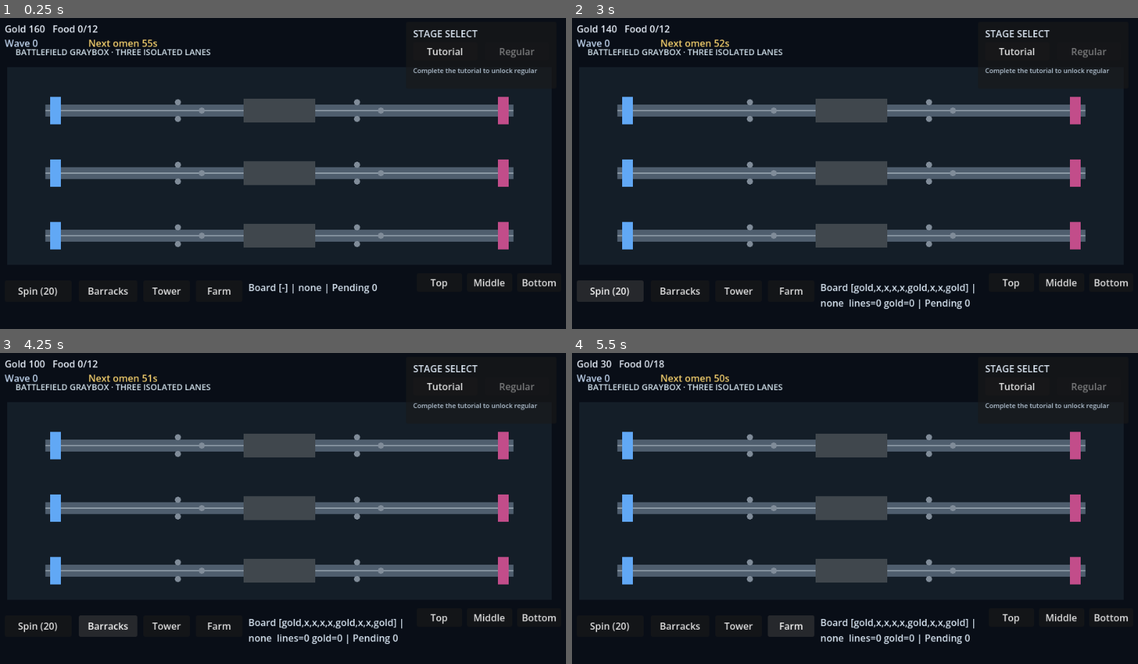
Above: before the commit, frames 1-4 (two rows, left to right).
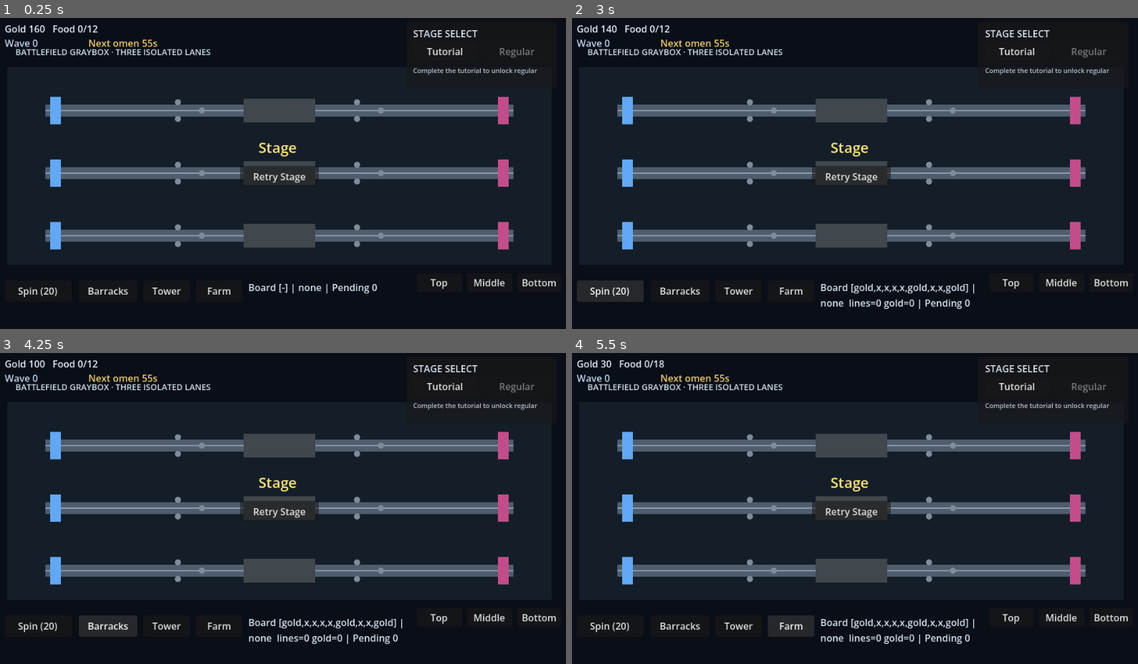
Above: after the commit, the same moments.

Repository: alsdmlals4-eng/omenward
Game: Godot game, scene res://scenes/main/main.tscn
Two runs of this game, one before a commit and one after it. Both use one fixed random seed, a clock stepped at 60 frames per second and the inputs below.
Inputs (mouse positions are in pixels of both pictures, inside the frame that each line leads up to):
- Up to frame 1 (0.25 s): no input
- Up to frame 2 (3 s): click (849, 176) at 0.5 s, where only the run after the commit has a clickable "Retry Stage"; click (849, 176) at 1.25 s, where only the run after the commit has a clickable "Retry Stage"; click (849, 176) at 2 s, where only the run after the commit has a clickable "Retry Stage"; click "Spin (20)" at 2.75 s
- Up to frame 3 (4.25 s): click "Barracks" at 3.5 s
- Up to frame 4 (5.5 s): click "Tower" at 4.25 s; click "Farm" at 5 s

The runs differ from the first frame. In frame 1, 0.9% of the frame differs, in the area x 42-57%, y 40-54%; in frame 2, 0.9%, in the area x 26-57%, y 6-54%; in frame 3, 0.9%; in frame 4, 0.9%.
Error after the commit: Parse Error: Cannot infer the type of "before_probability" variable because the value doesn't have a set type. (res://scripts/core/core_ux_service.gd:161)

Commit message:
connect StageRun to C3 core UX snapshots

Diff:
--- a/scripts/core/stage_run.gd
+++ b/scripts/core/stage_run.gd
@@ -11,6 +11,7 @@
 const WaveDirectorScript = preload("res://scripts/waves/wave_director.gd")
 const BattleSimulatorScript = preload("res://scripts/battle/battle_simulator.gd")
 const StageProgressionScript = preload("res://scripts/core/stage_progression.gd")
+const CoreUxServiceScript = preload("res://scripts/core/core_ux_service.gd")
 
 const RUNNING := &"running"
 const VICTORY := &"victory"
@@ -26,6 +27,7 @@
 var deployment: Variant
 var wave_director: Variant
 var battle: Variant
+var core_ux: Variant
 var current_wave := 0
 var result_state: StringName = &""
 var pending_roulette_rewards: Array[UnitSpawnDefinition] = []
@@ -46,6 +48,7 @@
 	legendary_boss_unit_id = -1
 	pending_roulette_rewards.clear()
 	last_roulette_result = null
+	core_ux = null
 	if stage == null or not progression.can_start(stage):
 		return
 	_registry = DataRegistryScript.new()
@@ -63,6 +66,7 @@
 	wave_director = WaveDirectorScript.new(stage)
 	battle = BattleSimulatorScript.new(_registry, seed, manifest.base_max_health)
 	_register_battle_outposts()
+	core_ux = CoreUxServiceScript.new(self, _registry)
 	result_state = RUNNING
 
 
@@ -137,21 +141,50 @@
 	return true
 
 
+func core_ux_snapshot() -> Dictionary:
+	if core_ux == null:
+		return {
+			"token_ledger": [],
+			"construction_comparison": [],
+			"omen": {"phase": "complete", "seconds_remaining": 0.0},
+			"tactical_overlay": [],
+			"latest_wave_report": {},
+			"wave_reports": [],
+		}
+	return core_ux.snapshot()
+
+
 func advance(delta: float) -> void:
 	if result_state != RUNNING:
 		return
 	clock.advance(delta)
 	for wave in wave_director.advance(delta):
 		current_wave = wave.wave_number
+		var spawned_units: Array[Dictionary] = []
 		for spawn in wave.spawns:
 			var unit: Variant = battle.spawn_unit(spawn.duplicate() as UnitSpawnDefinition)
+			if unit != null:
+				spawned_units.append({
+					"unit_id": int(unit.unit_id),
+					"lane_id": unit.lane_id,
+					"team_id": unit.owner_team_id,
+				})
 			if wave.wave_number == 15 and wave.boss_kind == &"legendary" and unit != null and spawn.rank_id == &"legendary":
 				legendary_boss_unit_id = int(unit.unit_id)
+		if core_ux != null:
+			core_ux.register_wave(wave, spawned_units)
 		manifest.input_log.append({"action": "wave", "wave_number": current_wave})
+	var before_units: Array = (battle.snapshot().get("units", []) as Array).duplicate(true)
 	battle.advance(delta)
+	var after_units: Array = (battle.snapshot().get("units", []) as Array).duplicate(true)
 	buildings.sync_outpost_states()
-	for event in battle.drain_events():
+	var battle_events: Array[Dictionary] = battle.drain_events()
+	for event in battle_events:
 		manifest.input_log.append(event)
+	if core_ux != null:
+		core_ux.observe_unit_delta(before_units, after_units)
+		core_ux.consume_battle_events(battle_events)
+		core_ux.update_wave_reports()
 	_resolve_natural_result()
 	if result_state == RUNNING:
 		economy.advance(delta, battle.controlled_clash_count(&"lumern"), battle.stable_owned_outpost_count(&"lumern"))
